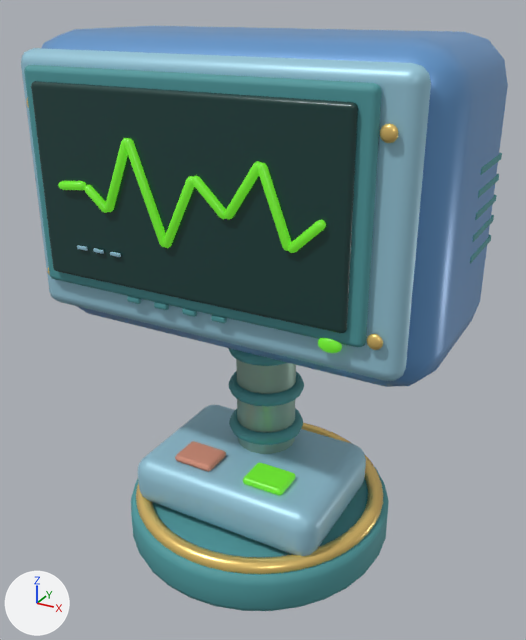
The glTF model games/mosslight/assets/grabber_computer.glb as it was, and as the next commit left it.
The view is the same before and after, from a 50 mm lens placed at (1.76, -3.16, 2.92), pointed at (0.02, 0.01, 1.33). Arrows for +X, +Y and +Z are at lower left; the lights stay in place. The first picture is the older version. Vertices at exactly the same position are counted once.

The scene before the commit, as lines of its bpy script (objects in view):
```python
me_cone_012 = bpy.data.meshes.new('Cone.012')
me_cone_012.from_pydata(...)  # 6430 vertices, 12715 faces; spans x -1.08..1.08, y -0.77..0.82, z -0.12..2.67
# faces by material slot: [5328, 3408, 908, 156, 2087, 472, 188, 168]
me_cone_012.materials.append(mat_19___petrol_teal)  # cyan #4d999e
me_cone_012.materials.append(mat_10___brushed_brass)  # yellow #f5d079
me_cone_012.materials.append(mat_computer___powder_blue_rim)  # cyan #99cadd
me_cone_012.materials.append(mat_17___terracotta_roof)  # beige #d69079
me_cone_012.materials.append(mat_computer___phosphor_signal)  # green #61cb27, glowing green #459519
me_cone_012.materials.append(mat_computer___sage_metal_ribs)  # greyish green #99b8aa
me_cone_012.materials.append(mat_computer___blue_enamel)  # blue #6599ce
me_cone_012.materials.append(mat_computer___dark_green_glass)  # dark cyan #1d403e
ob_grabber_computer___material_batches = bpy.data.objects.new('grabber_computer / material batches', me_cone_012)
ob_grabber_computer___material_batches.location = (0.0, 0.0, 0.12)
```
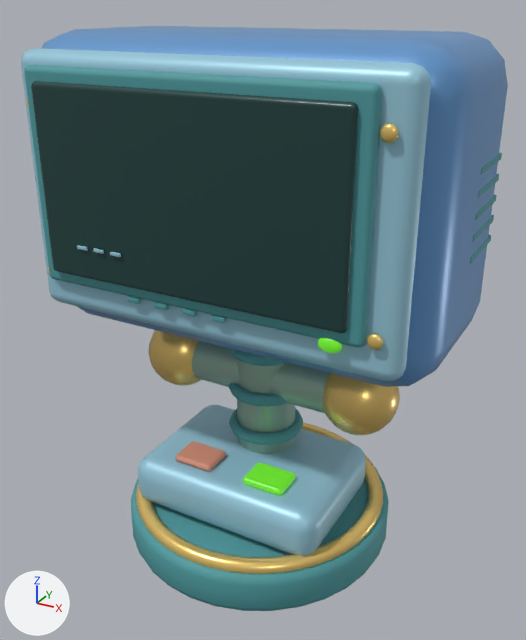
Location of each change, [x1, y1, x2, y2] in pixels of the pictures (526 x 640 px; the box of a moved part takes in the faces that stretch with it):
part 1 of me_cone_012, moved or reshaped (not visible before): after [192, 341, 330, 413]
part 2 of me_cone_012, deleted (green): before [58, 138, 326, 253]
part 3 of me_cone_012, moved or reshaped (not visible before): after [148, 330, 201, 385]
part 4 of me_cone_012, moved or reshaped (not visible before): after [323, 373, 400, 435]

Patch to the scene script:
```diff
--- a/games/mosslight/assets/grabber_computer.glb.py
+++ b/games/mosslight/assets/grabber_computer.glb.py
@@ me_cone_012 @@
 # used by ob_grabber_computer___material_batches; location = (0.0, 0.0, 0.12)
-me_cone_012.from_pydata(...)  # 6430 vertices, 12715 faces; spans x -1.08..1.08, y -0.77..0.82, z -0.12..2.67
+me_cone_012.from_pydata(...)  # 5672 vertices, 11224 faces; spans x -1.08..1.08, y -0.77..0.82, z -0.12..2.67
+# me_cone_012 part 1: the loose piece of 120 vertices spanning x -0.56..0.56, y -0.06..0.22, z 1.09..1.37 is moved by (0.0, 0.0, -0.37)
+# me_cone_012 part 2: 6 loose pieces with 758 vertices, spanning x -0.69..0.67, y -0.69..-0.65, z 1.8..2.26, are deleted
+# me_cone_012 part 3: 222 vertices moved from x -0.78..-0.36, y -0.13..0.29, z 1.02..1.44 to x -0.78..-0.36, y -0.13..0.29, z 0.65..1.07
+# me_cone_012 part 4: 222 vertices moved from x 0.36..0.78, y -0.13..0.29, z 1.02..1.44 to x 0.36..0.78, y -0.13..0.29, z 0.65..1.07
 me_cone_012.materials.append(mat_19___petrol_teal)
```
